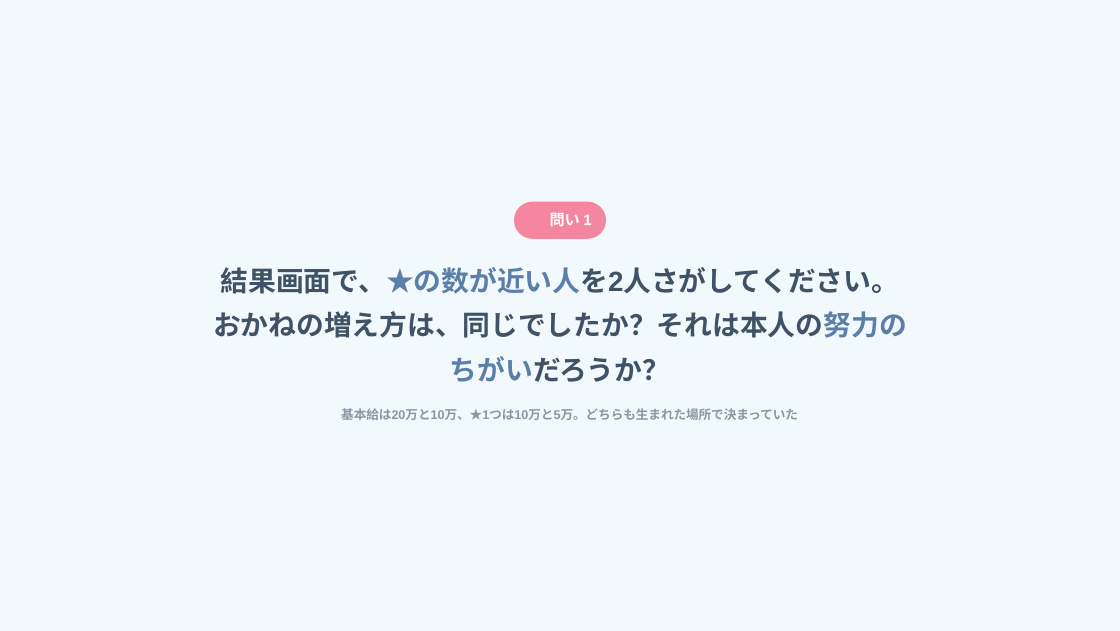
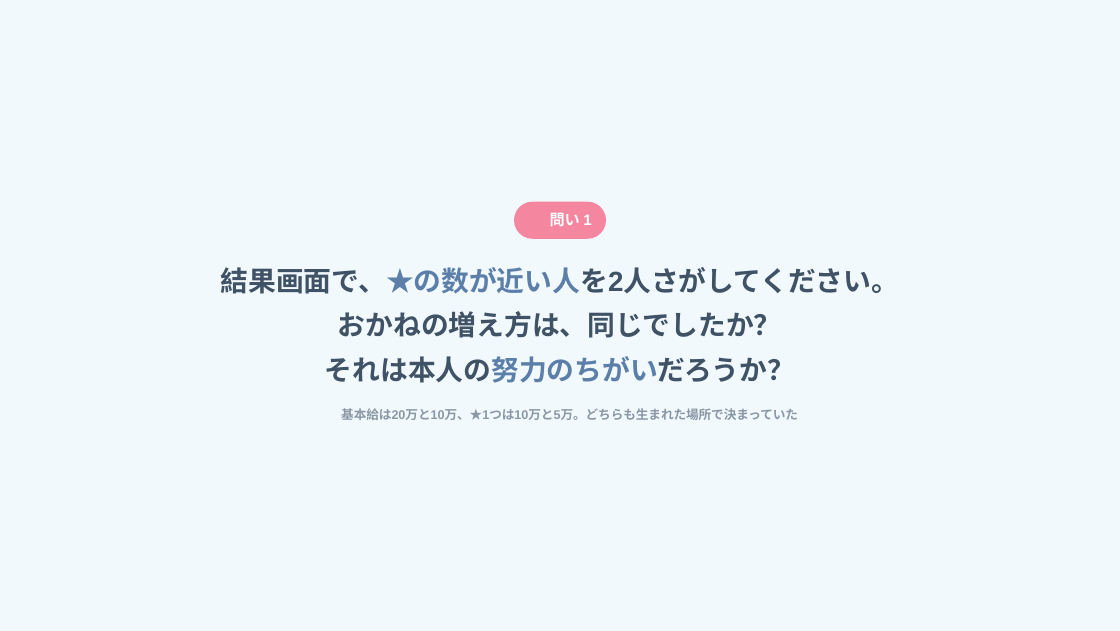
Before and after one commit to arico1101/door-world-short-online, a slide deck: slide 17 of slides.pptx. Drawn at 1120x631 pixels with LibreOffice and Linux fonts; fonts in the diff are those of the drawing; background and template pictures are left out. Boxes give left, top, right and bottom in pixels: in the first picture for what was removed or moved away, otherwise in the second. Text is boxed around its words. In the diff, an @@ line names an element or a change of style, - is before the commit and + after.

```diff
--- a/slides.pptx
+++ b/slides.pptx
@@ text at [221,267,899,383]: text changed @@
-結果画面で、★の数が近い人を2人さがしてください。おかねの増え方は、同じでしたか？それは本人の努力のちがいだろうか？
+結果画面で、★の数が近い人を2人さがしてください。
+おかねの増え方は、同じでしたか？
+それは本人の努力のちがいだろうか？
```
Also in this commit, not shown: 16 other slides changed.
